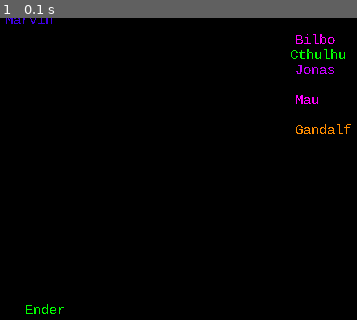
Above: before the commit, frame 1.
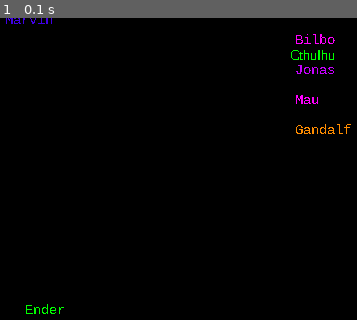
Above: after the commit, the same moment.

Repository: fractal13/4h-pygame-git-example
Game: pygame game, started from src/main.py
The game is run twice, just before and just after one commit, with the same random seed, the same clock (stepped at 60 frames per second) and the same inputs. The source is Python 2; it was converted automatically to run under Python 3.
Inputs:
- Up to frame 1 (0.1 s): no input

The runs differ from the first frame. In frame 1, 0.2% of the frame differs, in the area x 81-97%, y 10-14%.

Commit message:
fixing my character.

Diff:
--- a/src/main.py
+++ b/src/main.py
@@ -8,6 +8,8 @@
         PygameGame.__init__(self, "Git Demo", width_px, height_px, frames_per_second)
         pygame.font.init()
         self.font = pygame.font.SysFont("OCR A Extended",14)
+
+        self.font2 = pygame.font.SysFont("Times New Roman",14)
         return
 
     def game_logic(self, keys, newkeys, buttons, newbuttons, mouse_position):
@@ -57,7 +59,7 @@
 
         self.drawTextLeft(surface, "Ender", (0, 255, 0), 30, 300, self.font)
 
-        self.drawTextLeft(surface, "Cthulhu", (0, 255, 0), 295, 45, self.font)
+        self.drawTextLeft(surface, "Cthulhu", (0, 255, 0), 295, 45, self.font2)
         return
 
 
